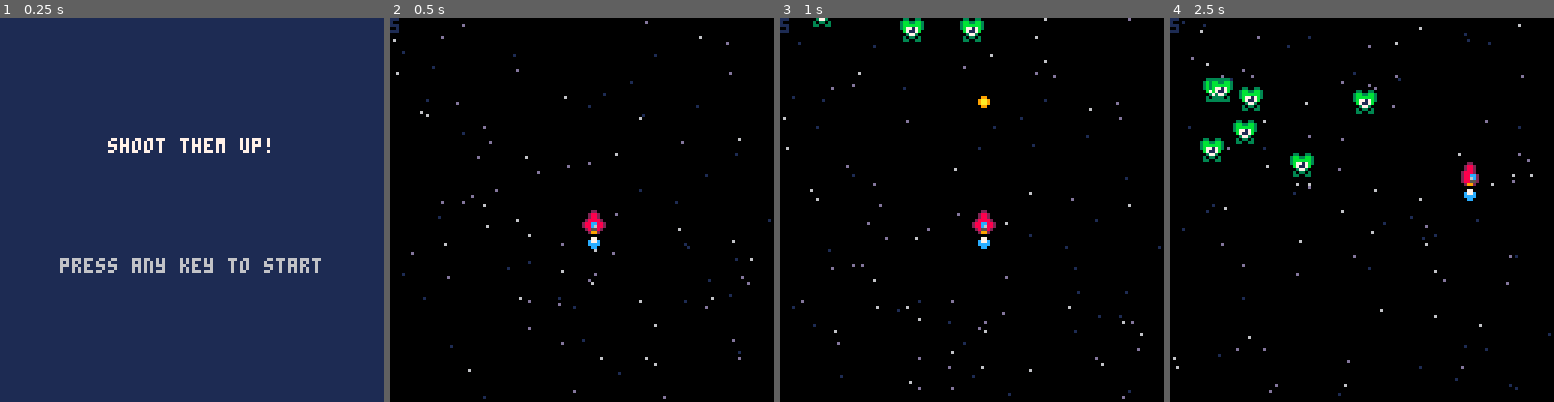
Above: before the commit, frames 1-4 (left to right).
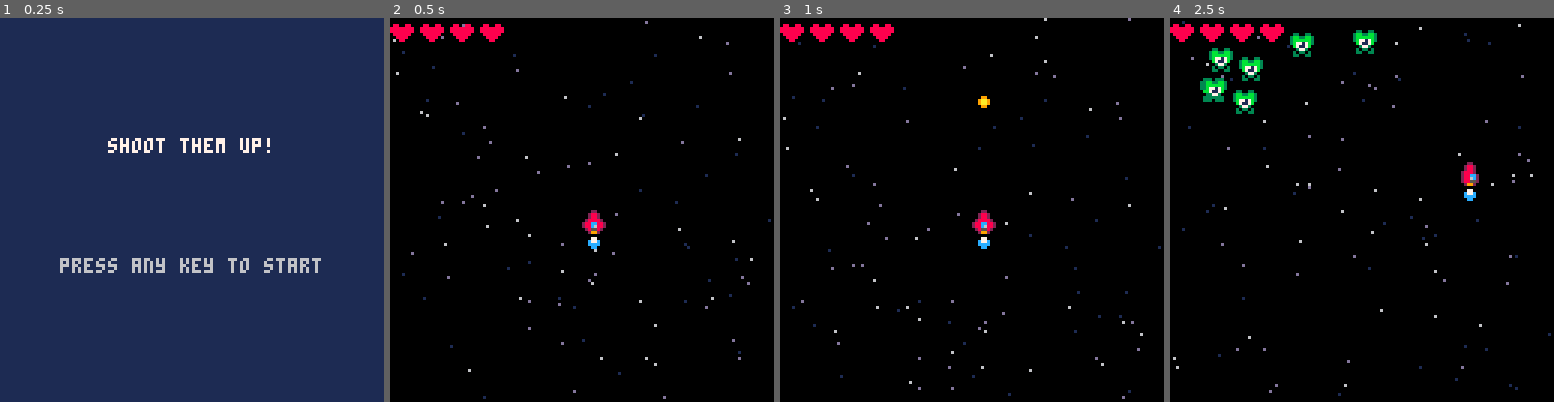
Above: after the commit, the same moments.

Repository: gabriel-jm/pico8-games
Game: PICO-8 cartridge shmup.p8
Same seed, same stepped clock (60 frames per second), same inputs: the game is played once before the commit and once after it.
Inputs:
- Up to frame 1 (0.25 s): no input
- Up to frame 2 (0.5 s): tap X (X key) at 0.33 s
- Up to frame 3 (1 s): tap O (Z key) at 0.7 s
- Up to frame 4 (2.5 s): tap X (X key) at 1.07, 1.85 s; hold Right 1.6-2.1 s; tap O (Z key) at 1.7, 2.1 s; hold Up 2.15-2.42 s; hold Right from 2.47 s (still down)

Frame 1 is identical in both runs. In frame 2, 0.8% of the frame differs, in the area x 0-30%, y 0-7%; in frame 3, 1.4%; in frame 4, 3.7%, in the area x 0-54%, y 0-42%.

Commit message:
shmup - add lives and game over screen

Diff:
--- a/shmup.p8
+++ b/shmup.p8
@@ -30,7 +30,7 @@
 		spr=2
 	}
 
-	lives=5
+	lives=4
 
 	flame_spr=5
 
@@ -52,7 +52,7 @@
 	for i=1,10 do
 		add(enemies,{
 			x=rnd(110)+10,
-			y=rnd(5)-(rnd(30)+20),
+			y=rnd(5)-(rnd(40)+40),
 			spr=21
 		})
 	end
@@ -189,6 +189,11 @@
 	muzzle=max(0,muzzle-1)
 
 	update_stars()
+
+	if lives<=0 then
+		upd=update_start
+		drw=draw_gameover
+	end
 end
 -->8
 -- draw
@@ -227,7 +232,14 @@
 			7
 		)
 	end
-	print(lives)
+
+	for i=1,4 do
+		spr(
+			lives<i and 14 or 13,
+			(i-1)*10,
+			1
+		)
+	end
 end
 
 function draw_sprites(list)
@@ -237,14 +249,30 @@
 function draw_sprite(item)
 	spr(item.spr,item.x,item.y)
 end
+
+function draw_gameover()
+	cls(2)
+	print(
+		"game over!",
+		46,
+		40,
+		7
+	)
+	print(
+		"press any key to restart",
+		20,
+		80,
+		blink()
+	)
+end
 __gfx__
 00000000000220000002200000022000000000000000000000000000000000000000000000000000000000000000000000000000000000000000000000000000
-000000000028820000288200002882000000000000077000000770000007700000c77c0000077000000000000000000000000000000000000000000000000000
-007007000028820000288200002882000000000000c77c000007700000c77c000cccccc000c77c00000000000000000000000000000000000000000000000000
-000770000028882002888820028882000000000000cccc00000cc00000cccc0000cccc0000cccc00000000000000000000000000000000000000000000000000
-0007700002cc8820288cc8820288cc2000000000000cc000000cc000000cc00000000000000cc000000000000000000000000000000000000000000000000000
-0070070002c68820288c688202886c200000000000000000000cc000000000000000000000000000000000000000000000000000000000000000000000000000
-00000000025588200285582002885520000000000000000000000000000000000000000000000000000000000000000000000000000000000000000000000000
+000000000028820000288200002882000000000000077000000770000007700000c77c0000077000000000000000000000000000088008800880088000000000
+007007000028820000288200002882000000000000c77c000007700000c77c000cccccc000c77c00000000000000000000000000888888888008800800000000
+000770000028882002888820028882000000000000cccc00000cc00000cccc0000cccc0000cccc00000000000000000000000000888888888000000800000000
+0007700002cc8820288cc8820288cc2000000000000cc000000cc000000cc00000000000000cc000000000000000000000000000088888800800008000000000
+0070070002c68820288c688202886c200000000000000000000cc000000000000000000000000000000000000000000000000000008888000080080000000000
+00000000025588200285582002885520000000000000000000000000000000000000000000000000000000000000000000000000000880000008800000000000
 00000000002992000029920000299200000000000000000000000000000000000000000000000000000000000000000000000000000000000000000000000000
 00000000000000000000000000000000000000000330033003300330033003300330033000000000000000000000000000000000000000000000000000000000
 00000000000000000000000000000000000000003bb33bb33bb33bb33bb33bb33bb33bb300000000000000000000000000000000000000000000000000000000
